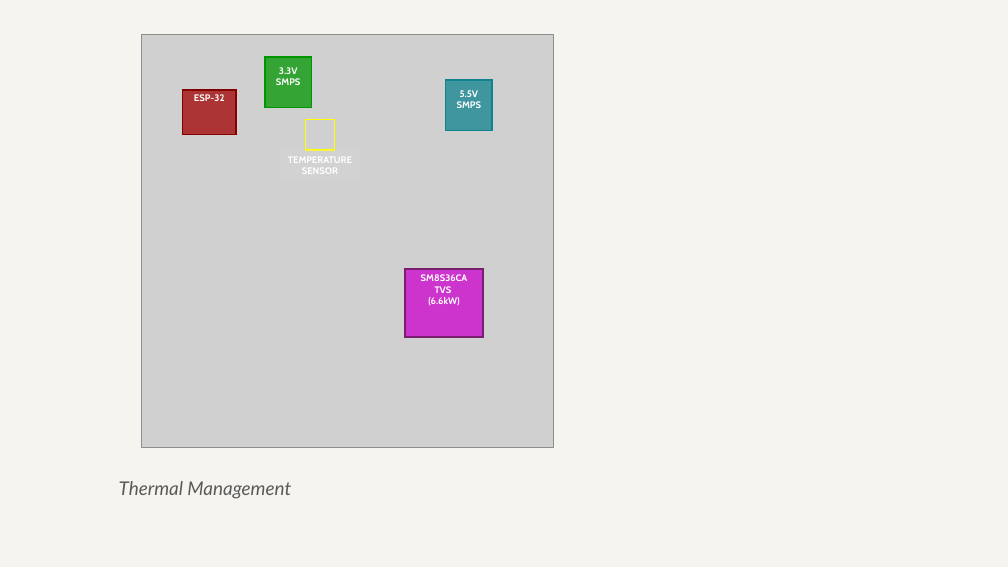
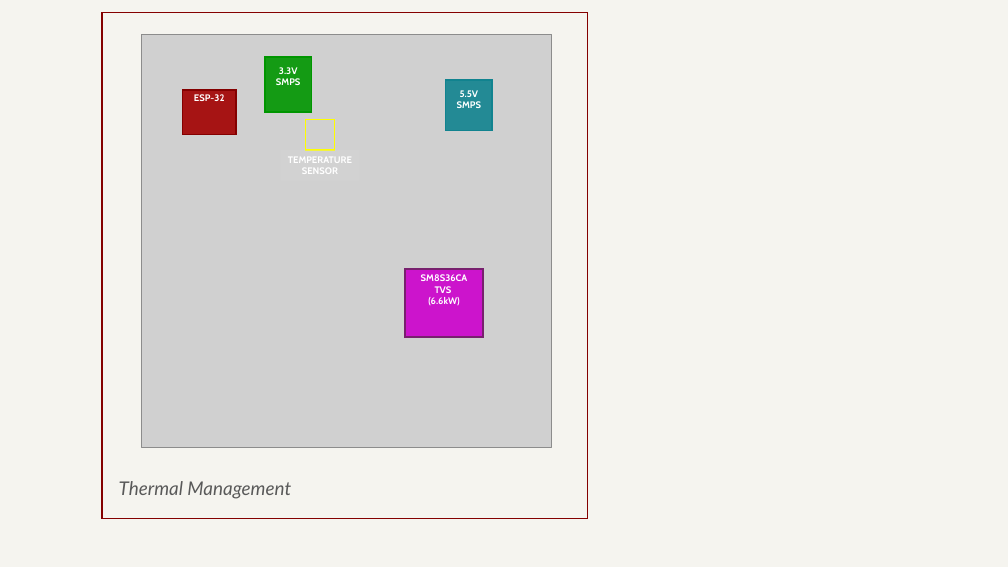
Before and after one commit to SCADYS-IO/docs.scadys.io, a slide deck: slide 5 of .assets/diagrams.pptx. Drawn at 1008x567 pixels with LibreOffice and Linux fonts; fonts in the diff are those of the drawing; grey boxes stand for pictures. Boxes give left, top, right and bottom in pixels: in the first picture for what was removed or moved away, otherwise in the second. Text is boxed around its words. In the diff, an @@ line names an element or a change of style, - is before the commit and + after.

Commit message:
v0.1.3 Working on `Thermal Management` docs.

```diff
--- a/.assets/diagrams.pptx
+++ b/.assets/diagrams.pptx
@@ rectangle added at (102, 13, 588, 519), fill #F5F4EF, outline #840000 1.5 pt @@
@@ rectangle: place and size @@
-rectangle at (265, 57, 312, 108)
+rectangle at (265, 57, 312, 113)
@@ rectangle at (265, 57, 312, 113): fill #009600 at 75% opacity to #009600 at 90% opacity @@
@@ rectangle at (445, 80, 492, 131): fill #11838F at 75% opacity to #11838F at 90% opacity @@
@@ rectangle at (182, 90, 236, 135): fill #A20000 at 75% opacity to #A20000 at 90% opacity @@
@@ rectangle at (405, 269, 484, 337): fill #CC00CC at 75% opacity to #CC00CC at 90% opacity @@
```
Also in this commit, not shown: 3 other slides changed, 16 other files.
